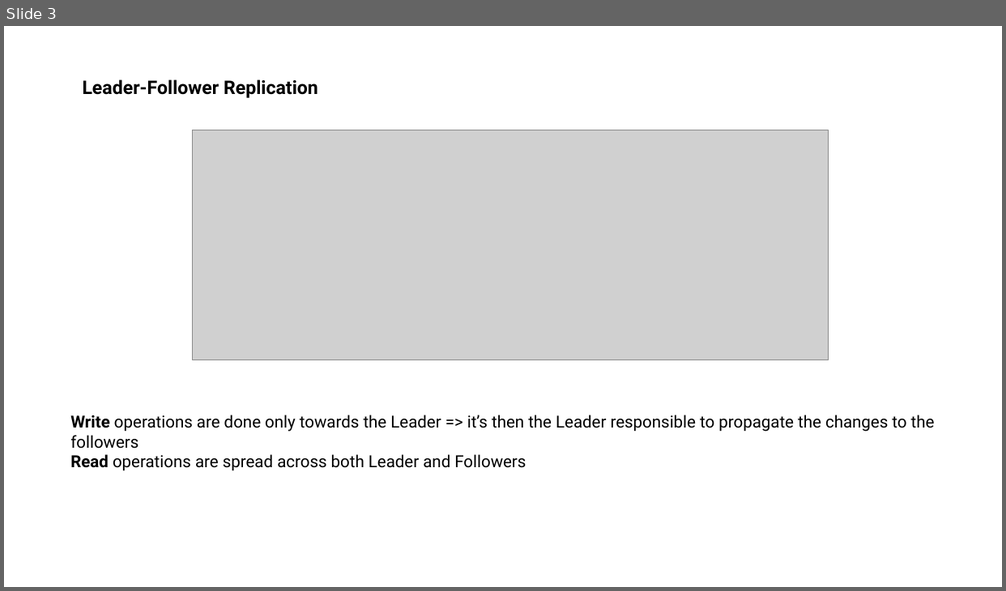
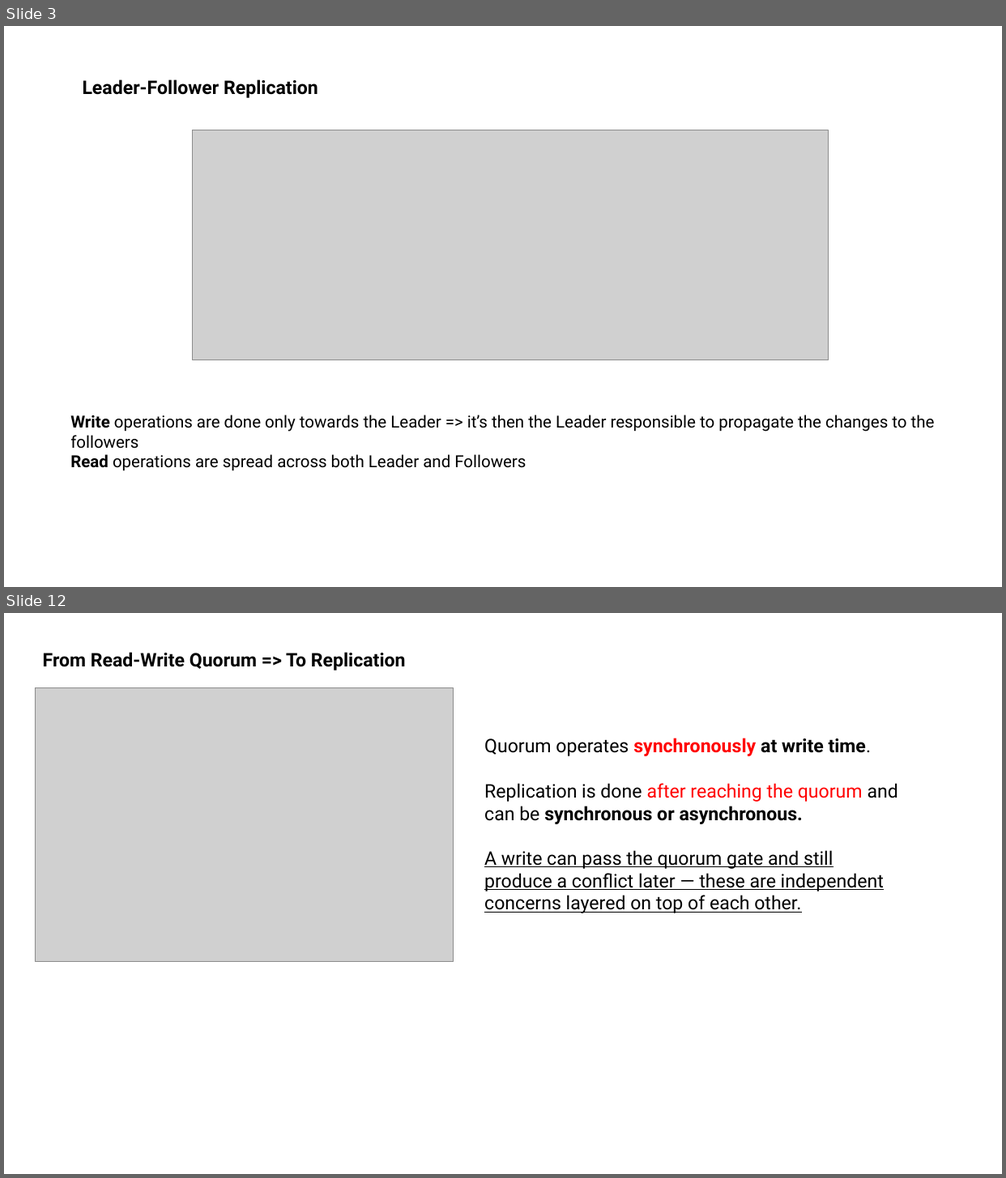
Before and after one commit to dventura3/system-design, a slide deck: docs/DB Replication.pptx. Shown one above the other, each under a label of ours: slide 3 before the commit, slides 3 and 12 after it; the slides between them are not shown. The pictures are 1006x591 and 1006x1178 pixels, drawn with LibreOffice and Linux fonts; fonts in the diff are those of the drawing; grey boxes stand for pictures. Boxes give left, top, right and bottom in pixels: in the first picture for what was removed or moved away, otherwise in the second. Text is boxed around its words. In the diff, an @@ line names an element or a change of style, - is before the commit and + after.

Commit message:
Updated replication

```diff
--- a/docs/DB Replication.pptx
+++ b/docs/DB Replication.pptx
@@ slide 12 added at [4, 613, 1002, 1174], background #FFFFFF @@
@@ text added at [43, 652, 406, 671], 18 pt, text #000000, bold @@
+From Read-Write Quorum => To Replication
@@ picture added at [36, 688, 454, 962] @@
@@ text added at [484, 738, 898, 914], 18 pt, text #000000 @@
+Quorum operates synchronously at write time.
+Replication is done after reaching the quorum and can be synchronous or asynchronous.
+A write can pass the quorum gate and still produce a conflict later — these are independent concerns layered on top of each other.
```
Also in this commit, not shown: 4 slides changed, 7 other slides added, 2 other files.
